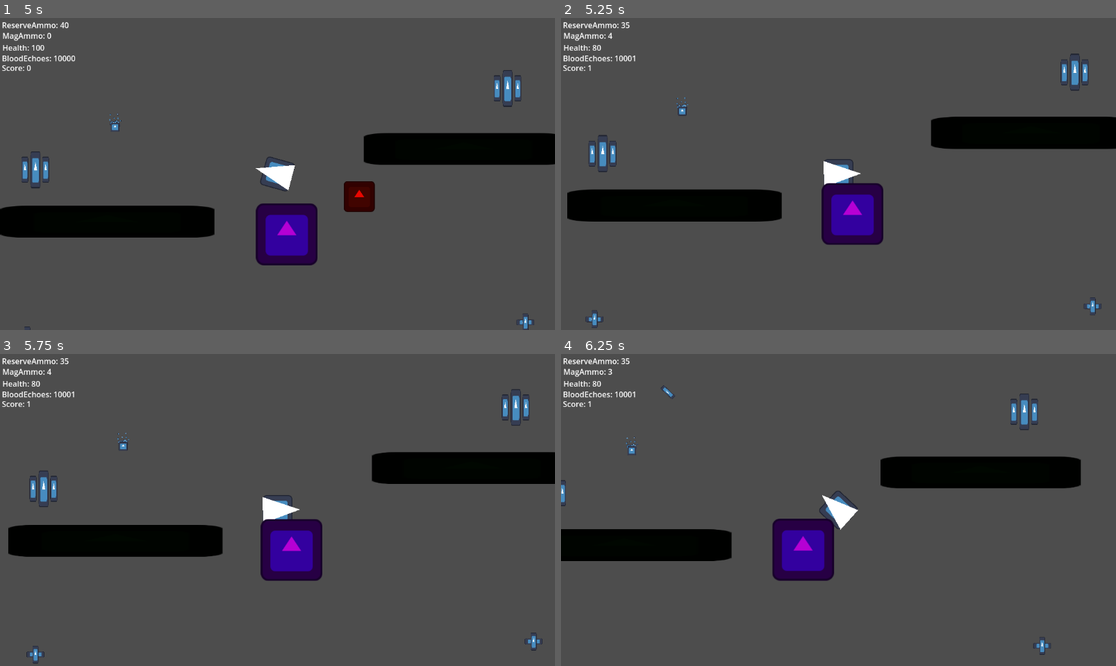
Above: before the commit, frames 1-4 (two rows, left to right).
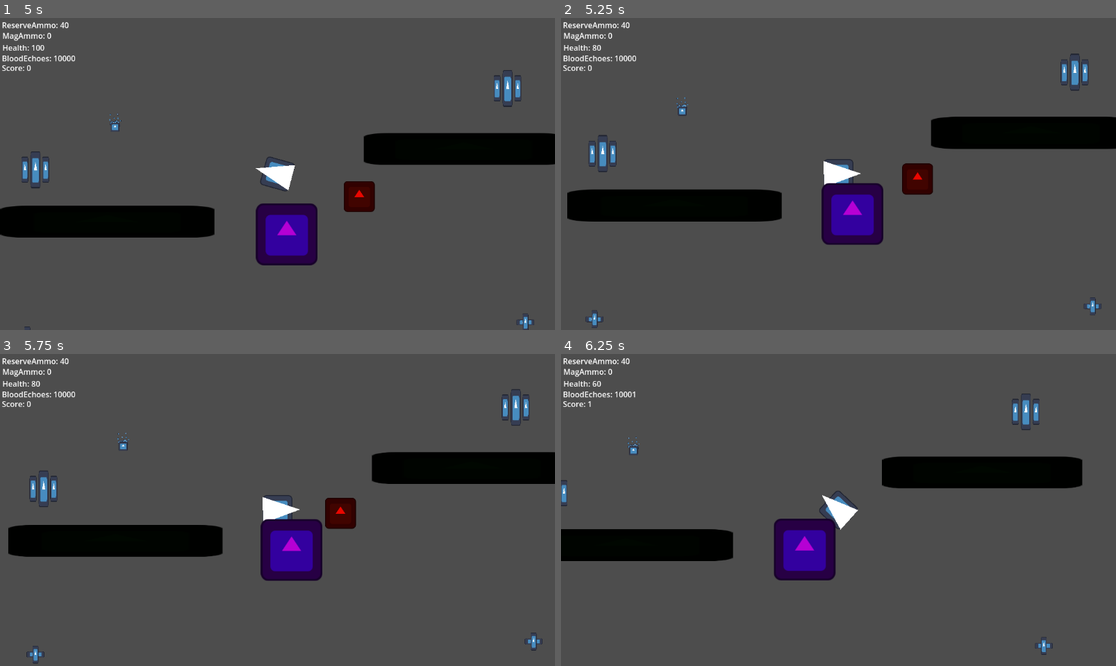
Above: after the commit, the same moments.

Repository: TheWhiteWolf0/Shooter-Game
Game: Godot game, scene res://Scenes/test_scence.tscn
Two runs of this game, one before a commit and one after it. Both use one fixed random seed, a clock stepped at 60 frames per second and the inputs below. This scene is started directly instead of the project's main scene. The engine's default icon, where the game draws it, is replaced by a stand-in: a white triangle on a blue panel in a dark square.
Inputs (mouse positions are in pixels of both pictures, inside the frame that each line leads up to):
- Up to frame 1 (5 s): move the mouse to (399, 158) at 0.52 s; hold D (Right) 0.53-1.28 s; click (399, 158) at 0.6 s; move the mouse to (166, 189) at 1.27 s; hold S (Down) 1.28-2.03 s; click (166, 189) at 1.35 s; move the mouse to (333, 105) at 2.02 s; hold D (Right) 2.03-2.78 s; click (333, 105) at 2.1 s; move the mouse to (249, 236) at 2.77 s; hold W (Up) 2.78-3.53 s; click (249, 236) at 2.85 s; move the mouse to (444, 220) at 3.52 s; hold A (Left) from 3.53 s (still down); click (444, 220) at 3.6 s; move the mouse to (111, 127) at 4.27 s; click (111, 127) at 4.35 s
- Up to frame 2 (5.25 s): move the mouse to (866, 174) at 5.02 s; release A (Left) at 5.03 s; hold S (Down) from 5.03 s (still down); click (866, 174) at 5.1 s
- Up to frame 3 (5.75 s): keep holding S (Down)
- Up to frame 4 (6.25 s): move the mouse to (755, 432) at 5.77 s; release S (Down) at 5.78 s; hold D (Right) from 5.78 s (still down); click (755, 432) at 5.85 s

Frame 1 is identical in both runs. In frame 2, 0.6% of the frame differs, in the area x 4-68%, y 1-57%; in frame 3, 0.6%; in frame 4, 0.8%, in the area x 0-94%, y 1-97%.

Commit message:
turned off auto start for the timer

Diff:
--- a/shootergame/Scenes/Player.tscn
+++ b/shootergame/Scenes/Player.tscn
@@ -48,9 +48,8 @@
 
 [node name="ReloadDelay" type="Timer" parent="."]
 process_callback = 0
-wait_time = 5.0
+wait_time = 2.5
 one_shot = true
-autostart = true
 
 [connection signal="area_entered" from="HitBox" to="." method="_on_hit_box_area_entered"]
 [connection signal="timeout" from="ReloadDelay" to="." method="_on_timer_timeout"]
--- a/shootergame/Scripts/DamageArea.gd
+++ b/shootergame/Scripts/DamageArea.gd
@@ -26,7 +26,7 @@
 
 
 func _on_timer_timeout() -> void:
-	print("Hello world")
+	#print("Hello world")
 	if GlobalVariables.damage_Overtime == true:
 		GlobalVariables.damage_OT_Fire = GlobalVariables.damage_OT_Fire + 1
 		GlobalVariables.player_Health = GlobalVariables.player_Health - (5 * GlobalVariables.damage_OT_Fire)
